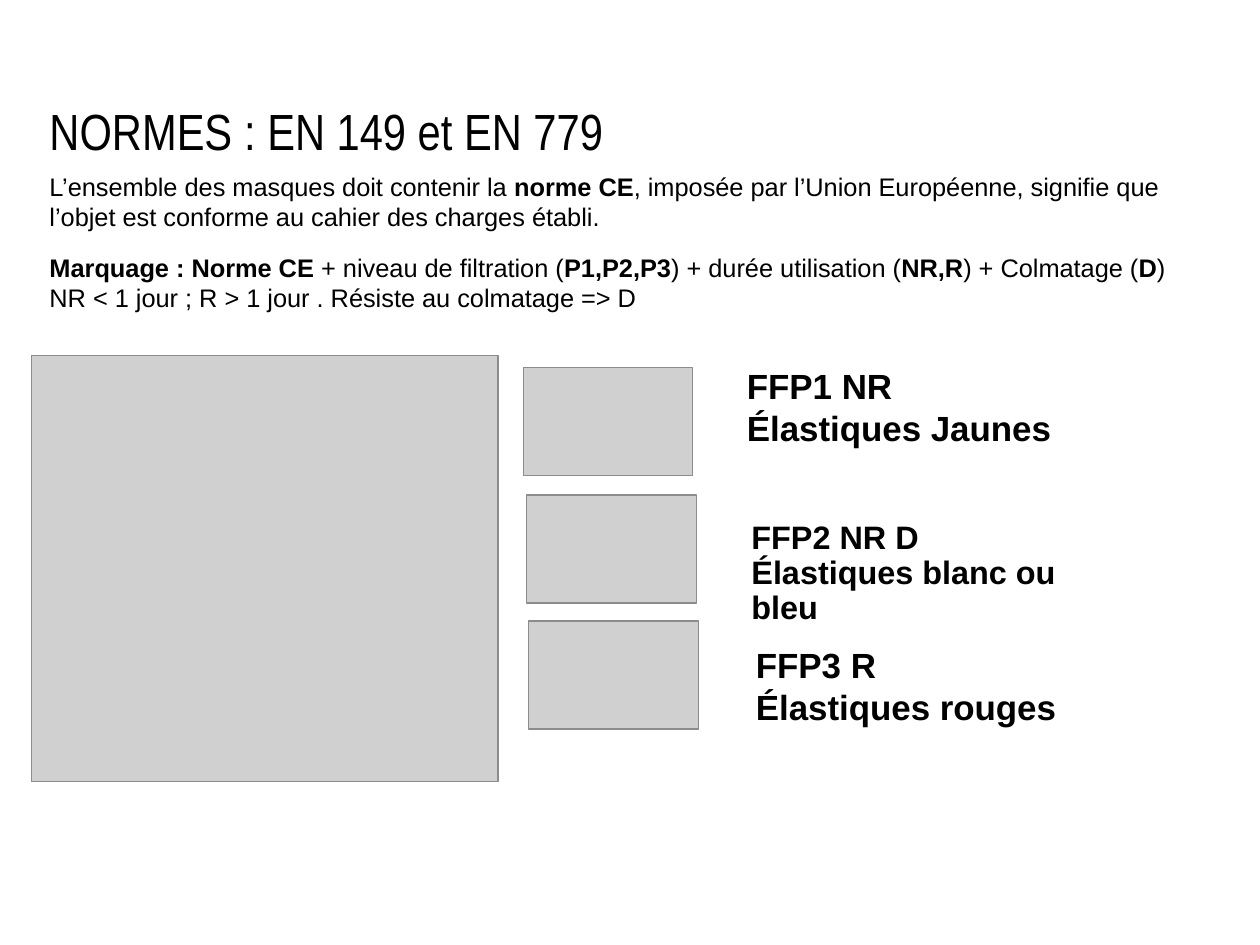
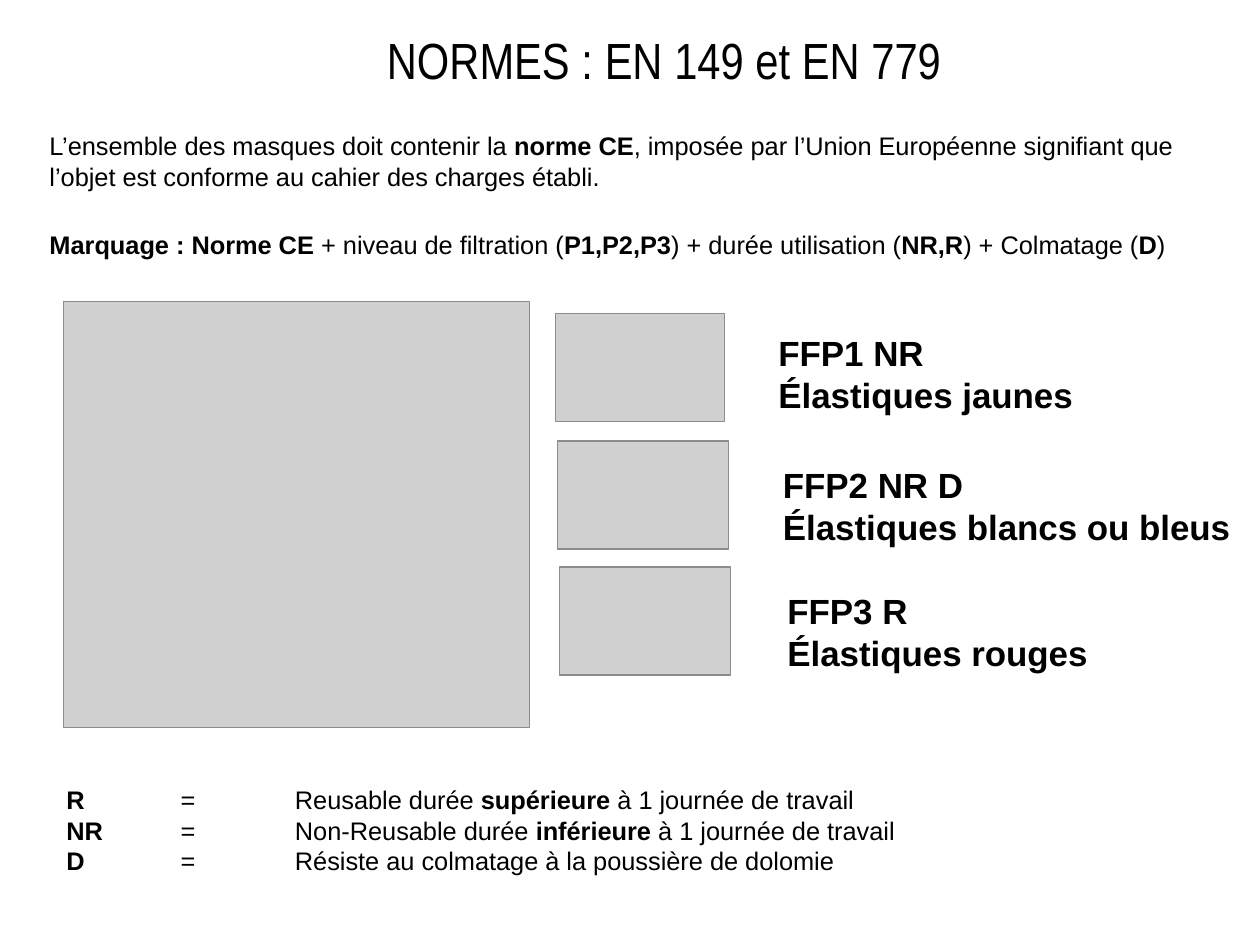
Before and after one commit to Evarisk/bibliotheque-media-risque, a slide deck: slide 3 of causerie/produits-emissions-dechets/les-fondamentaux_masques-poussieres-FFPX/les-fondamentaux_masques-particules-FFPX.odp. Drawn at 1260x945 pixels with LibreOffice and Linux fonts; fonts in the diff are those of the drawing; grey boxes stand for pictures; background and template pictures are left out. Boxes give left, top, right and bottom in pixels: in the first picture for what was removed or moved away, otherwise in the second. Text is boxed around its words. In the diff, an @@ line names an element or a change of style, - is before the commit and + after.

```diff
--- a/causerie/produits-emissions-dechets/les-fondamentaux_masques-poussieres-FFPX/les-fondamentaux_masques-particules-FFPX.odp
+++ b/causerie/produits-emissions-dechets/les-fondamentaux_masques-poussieres-FFPX/les-fondamentaux_masques-particules-FFPX.odp
@@ title "NORMES : EN 149 et ..." moved from (x1=49, y1=114, x2=602, y2=151) to (x1=387, y1=43, x2=940, y2=80) @@
@@ text at (x1=49, y1=136, x2=1173, y2=191): text changed @@
-L’ensemble des masques doit contenir la norme CE, imposée par l’Union Européenne, signifie que l’objet est conforme au cahier des charges établi.
+L’ensemble des masques doit contenir la norme CE, imposée par l’Union Européenne signifiant que l’objet est conforme au cahier des charges établi.
@@ text "Marquage : Norme CE + ..." moved from (x1=49, y1=258, x2=1165, y2=313) to (x1=49, y1=235, x2=1165, y2=260) @@
@@ text at (x1=49, y1=288, x2=636, y2=313): paragraph removed @@
-NR < 1 jour ; R > 1 jour . Résiste au colmatage => D
@@ 4 pictures, 2 texts moved together from (x1=32, y1=356, x2=1056, y2=782) to (x1=63, y1=302, x2=1087, y2=728) @@
@@ text at (x1=778, y1=380, x2=1072, y2=415): text changed @@
-Élastiques Jaunes
+Élastiques jaunes
@@ text at (x1=783, y1=473, x2=963, y2=498): size 20.4 to 22 pt in "FFP2 NR D" @@
@@ text "FFP2 NR D" moved from (x1=751, y1=526, x2=1056, y2=620) to (x1=783, y1=473, x2=1230, y2=547) @@
@@ text at (x1=783, y1=512, x2=1230, y2=547): text changed; size 20.4 to 22 pt @@
-Élastiques blanc ou bleu
+Élastiques blancs ou bleus
@@ text added at (x1=66, y1=790, x2=895, y2=876), 16 pt, text #000000 @@
+R = Reusable durée supérieure à 1 journée de travail
+NR = Non-Reusable durée inférieure à 1 journée de travail
+D = Résiste au colmatage à la poussière de dolomie
@@ text at (x1=639, y1=791, x2=653, y2=809): text changed @@
-By evarisk.com – V1.0.0
+By evarisk.com – V1.0.1
```
Also in this commit, not shown: 5 other slides changed, 1 other file.
